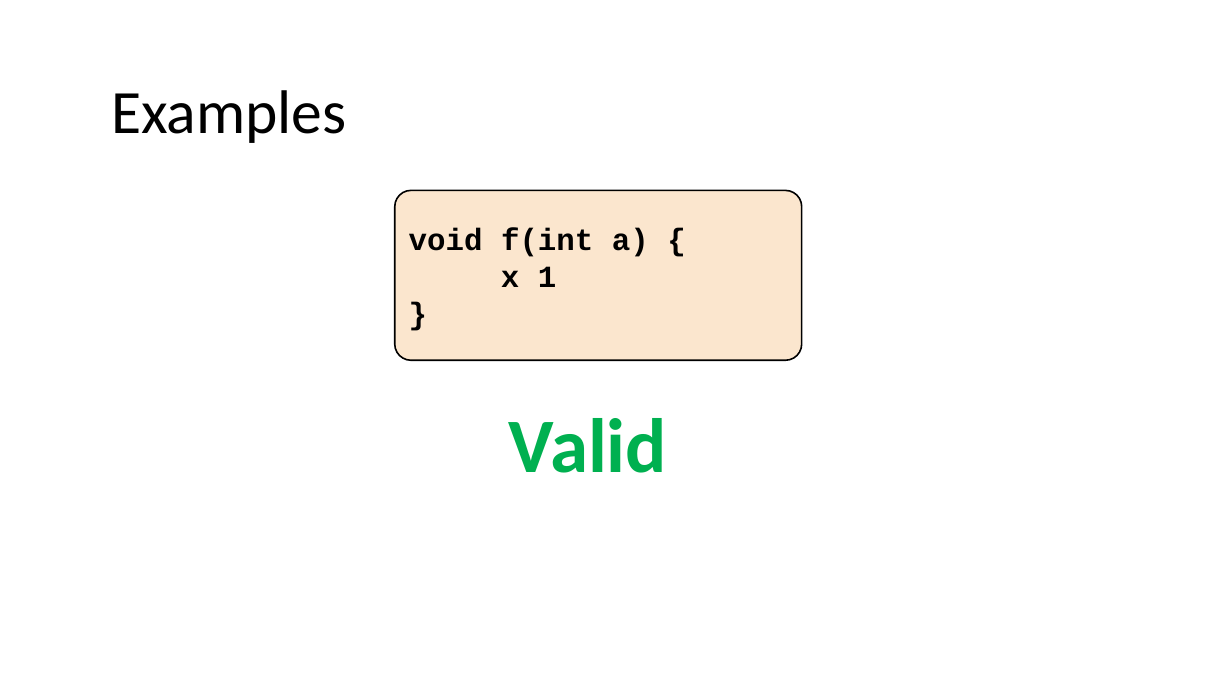
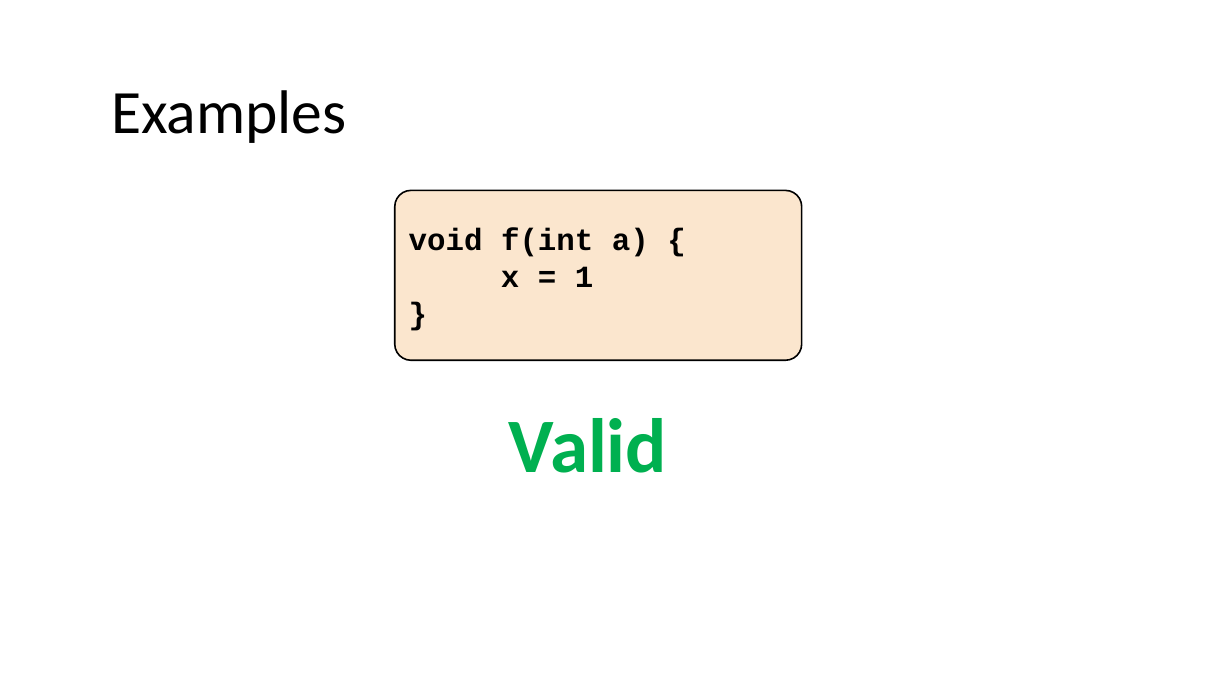
Before and after one commit to nivshani/compilation, a slide deck: slide 29 of new_slides/lexical_analysis.pptx (slide 28 before the commit). Drawn at 1232x693 pixels with LibreOffice and Linux fonts; fonts in the diff are those of the drawing. Boxes give left, top, right and bottom in pixels: in the first picture for what was removed or moved away, otherwise in the second. Text is boxed around its words. In the diff, an @@ line names an element or a change of style, - is before the commit and + after.

```diff
--- a/new_slides/lexical_analysis.pptx
+++ b/new_slides/lexical_analysis.pptx
@@ text in rounded rectangle at box(501, 266, 593, 287): text changed @@
-x 1
+x = 1
```
Also in this commit, not shown: 8 other slides changed, 1 slide added, 1 other file.
